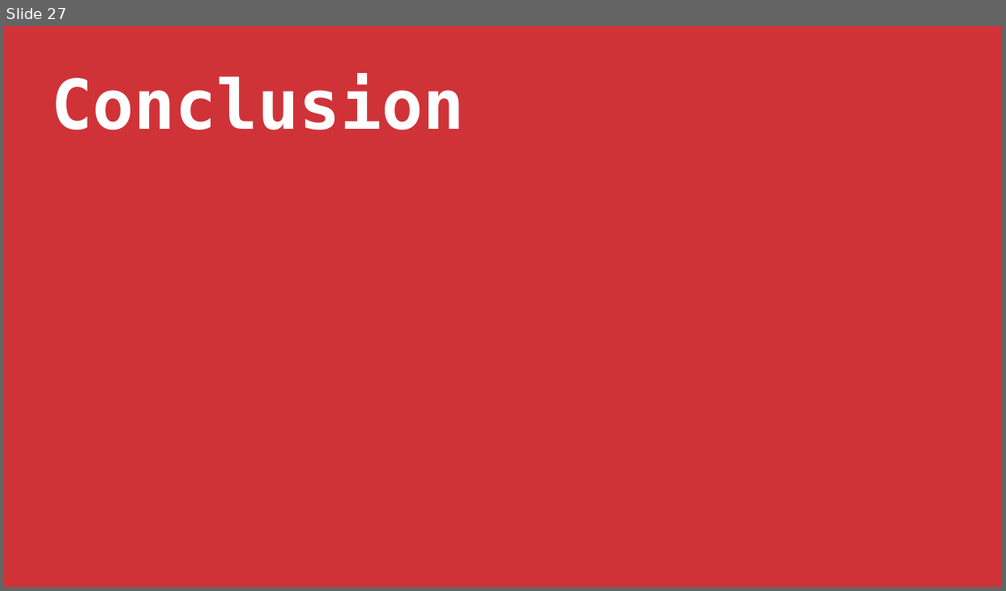
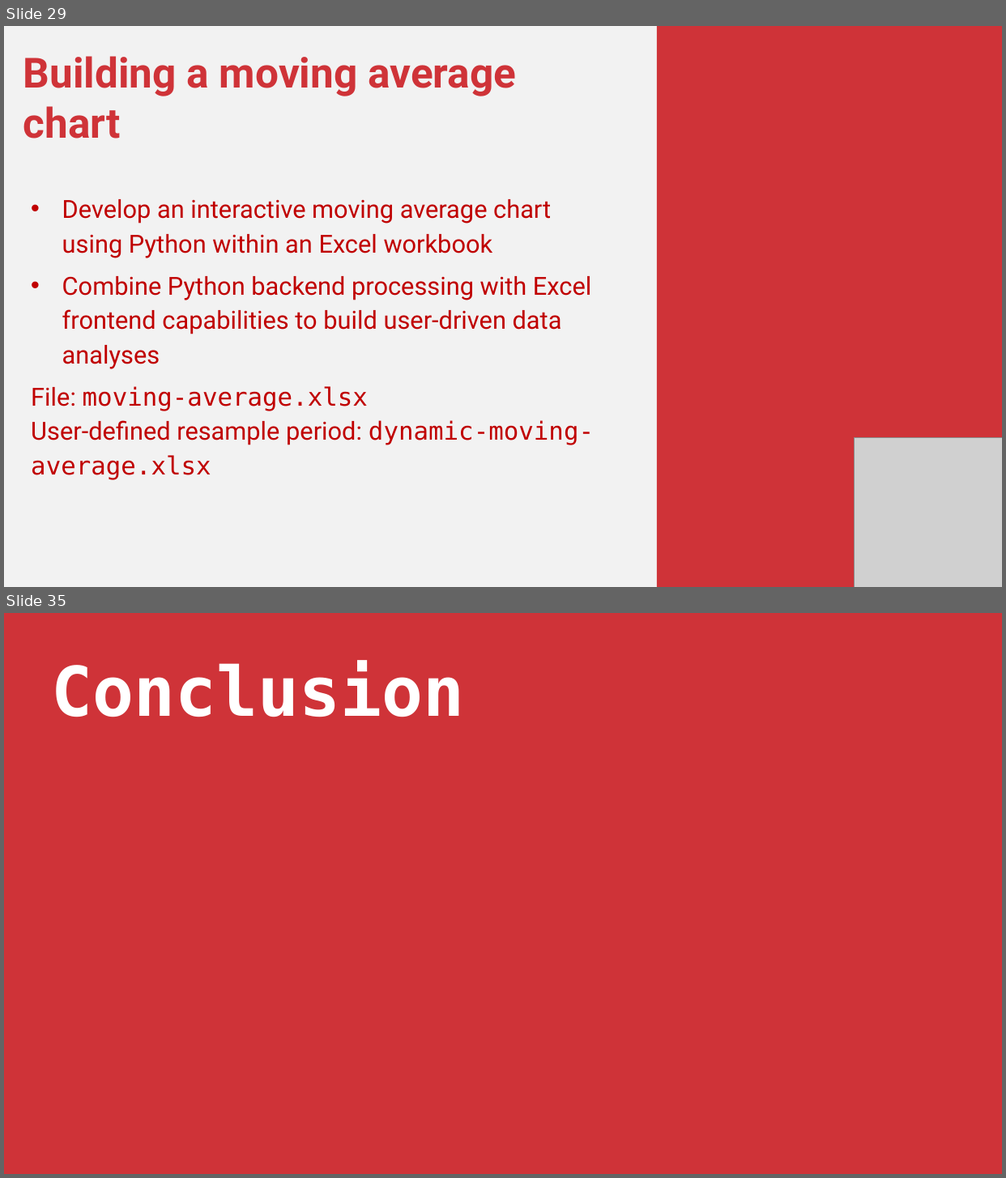
Before and after one commit to stringfestdata/global-excel-summit-python-in-excel-2025, a slide deck: python-in-excel-for-enhanced-data-analytics.pptx. Shown one above the other, each under a label of ours: slide 27 before the commit, slides 29 and 35 after it; the slides between them are not shown. The pictures are 1006x591 and 1006x1178 pixels, drawn with LibreOffice and Linux fonts; fonts in the diff are those of the drawing; grey boxes stand for pictures. Boxes give left, top, right and bottom in pixels: in the first picture for what was removed or moved away, otherwise in the second. Text is boxed around its words. In the diff, an @@ line names an element or a change of style, - is before the commit and + after.

```diff
--- a/python-in-excel-for-enhanced-data-analytics.pptx
+++ b/python-in-excel-for-enhanced-data-analytics.pptx
@@ slide 29 added at box(4, 26, 1002, 587), background #F2F2F2 @@
@@ rectangle added at box(657, 26, 1002, 587), fill #CF3338 @@
@@ text added at box(23, 56, 594, 480), 36 pt, text #C00000 @@
+Building a moving average chart
+• Develop an interactive moving average chart using Python within an Excel workbook
+• Combine Python backend processing with Excel frontend capabilities to build user-driven data analyses
+File: moving-average.xlsx
+User-defined resample period: dynamic-moving-average.xlsx
@@ picture added at box(854, 437, 1002, 587) @@
@@ what was slide 27 is now slide 35 @@
```
Also in this commit, not shown: 1 slide changed, 8 other slides added, 42 other files.
